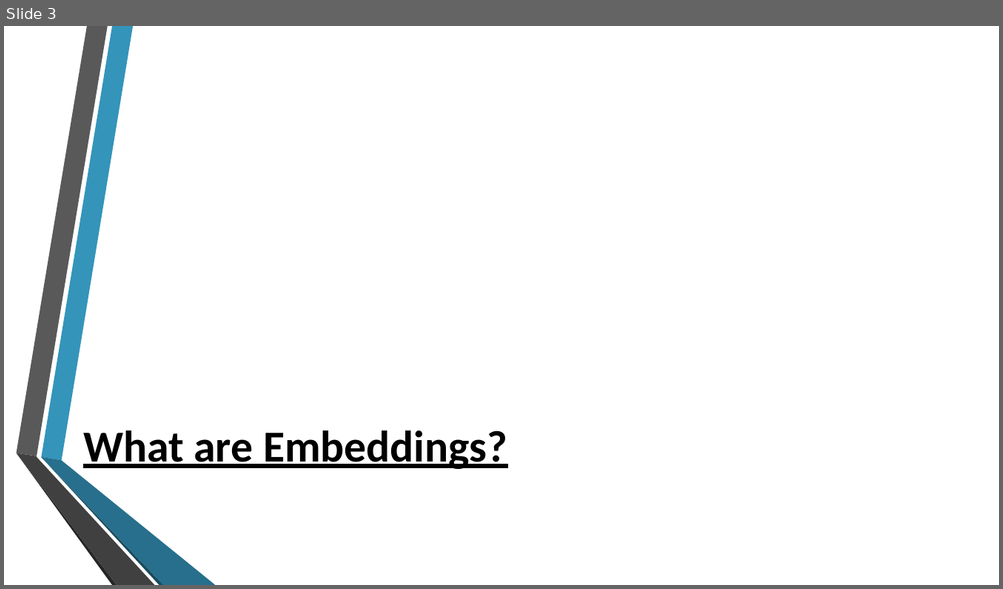
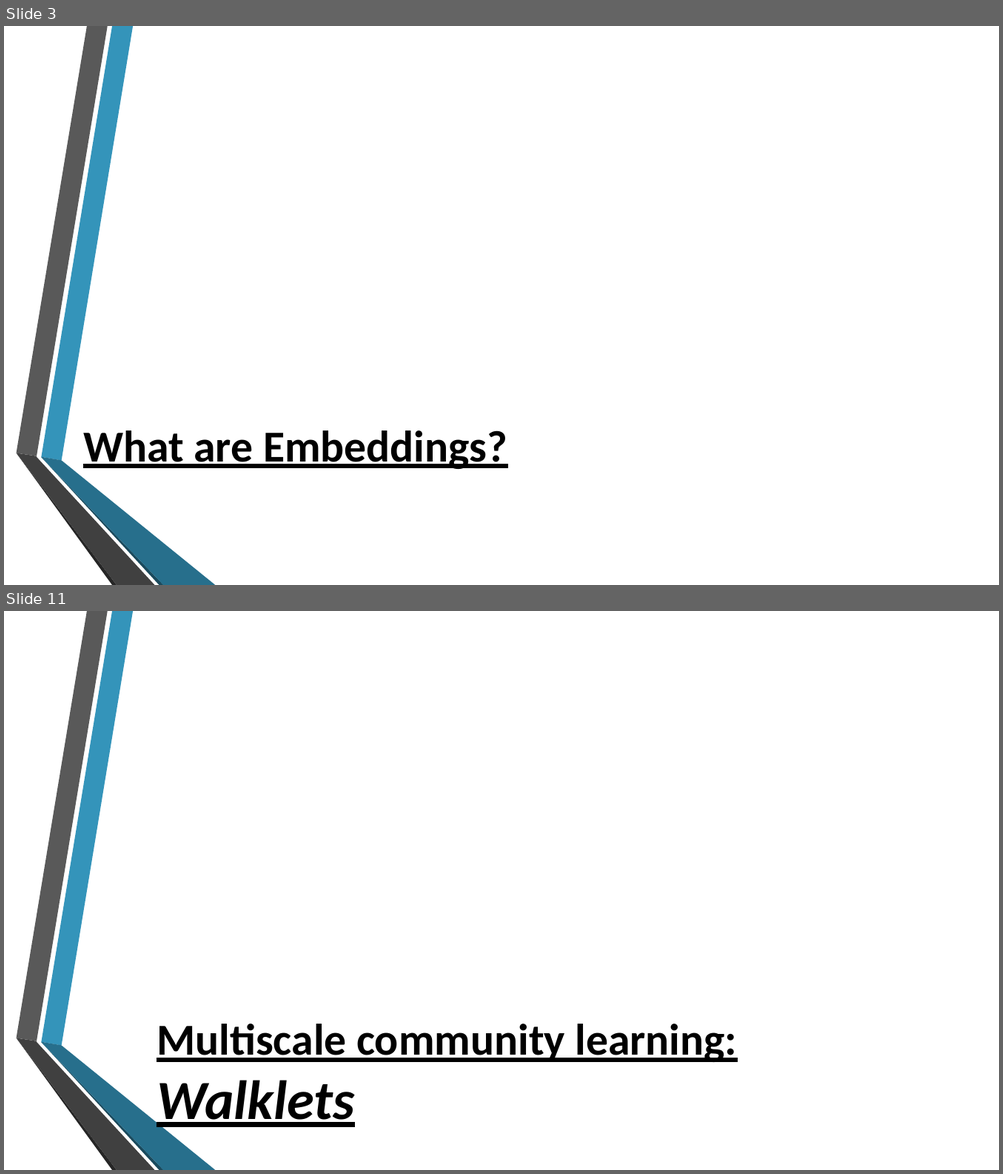
Before and after one commit to Edward326/WalkletsEmbeddings, a slide deck: walklets_embedding/docs/Walklets.pptx. Shown one above the other, each under a label of ours: slide 3 before the commit, slides 3 and 11 after it; the slides between them are not shown. The pictures are 1003x589 and 1003x1174 pixels, drawn with LibreOffice and Linux fonts; fonts in the diff are those of the drawing; background and template pictures are left out. Boxes give left, top, right and bottom in pixels: in the first picture for what was removed or moved away, otherwise in the second. Text is boxed around its words. In the diff, an @@ line names an element or a change of style, - is before the commit and + after.

```diff
--- a/walklets_embedding/docs/Walklets.pptx
+++ b/walklets_embedding/docs/Walklets.pptx
@@ slide 11 added at box(4, 611, 999, 1170), background picture (left out); not listed: 6 template elements that a slide beside it also shows @@
@@ title added at box(156, 1024, 737, 1132), 32 pt, text #000000, bold, underline @@
+Multiscale community learning: Walklets
```
Also in this commit, not shown: 3 slides changed, 18 other slides added.
